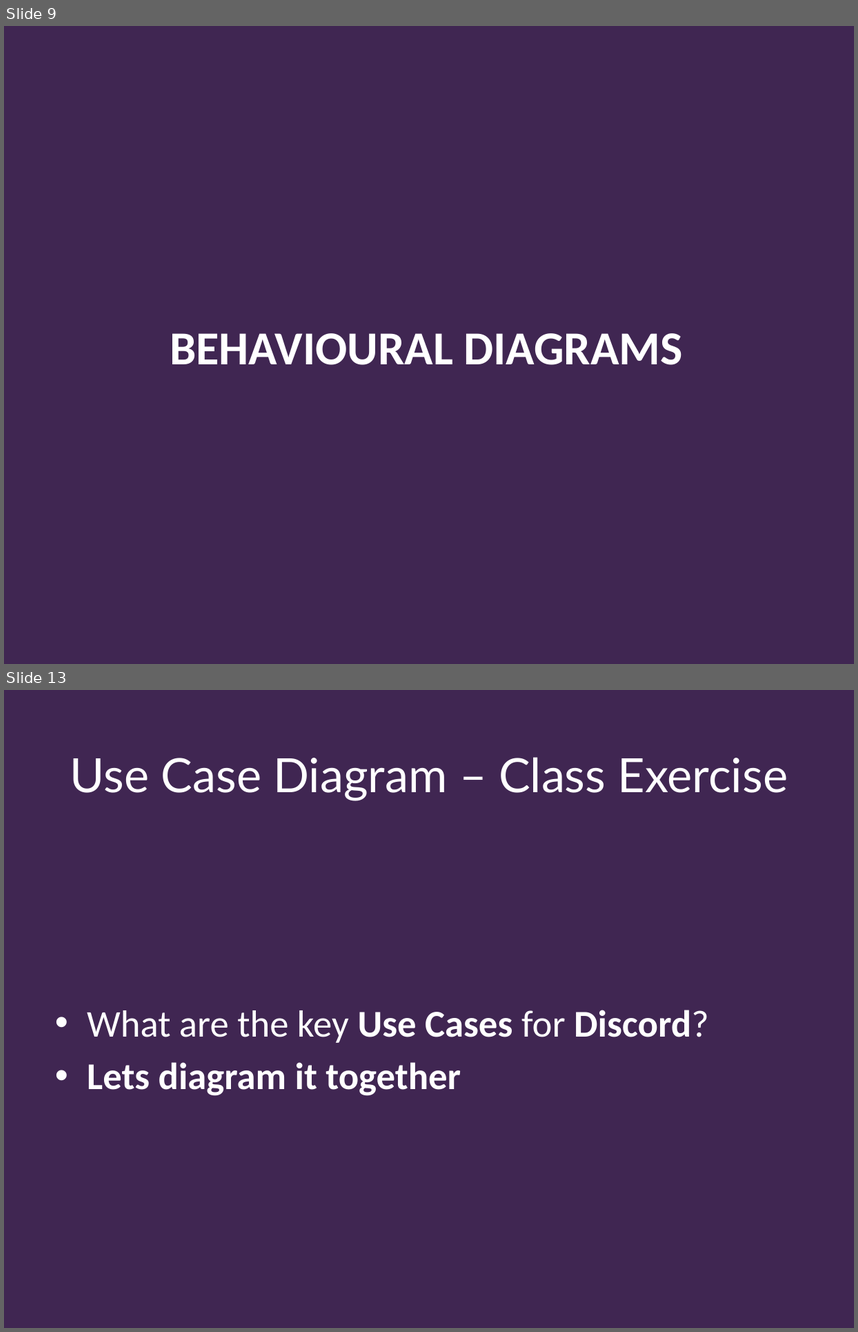
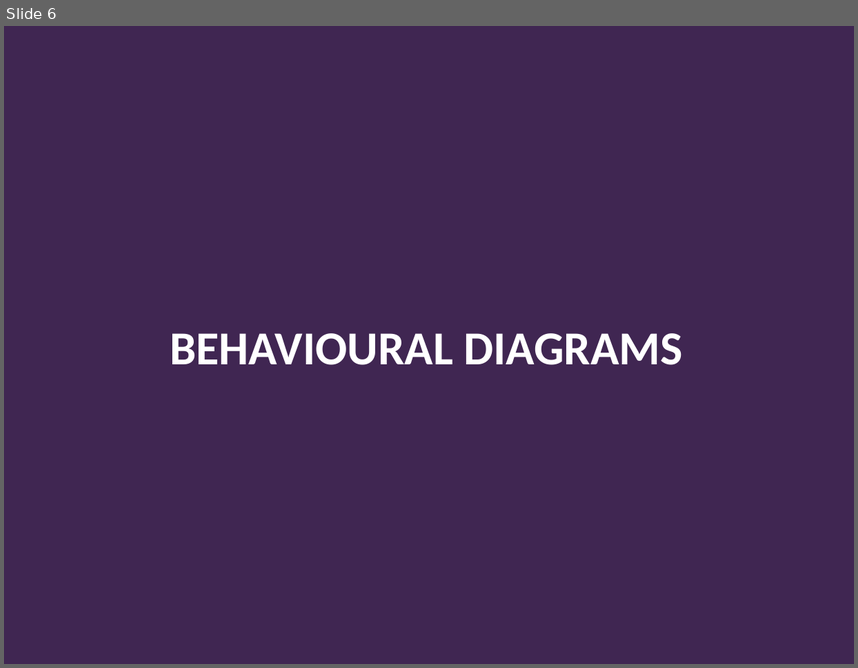
Before and after one commit to Falmouth-Games-Academy/bsc-course-materials, a slide deck: COMP140/05/2019-20-COMP140-05-lecture.pptx. Shown one above the other, each under a label of ours: slides 9 and 13 before the commit, slide 6 after it; the slides between them are not shown. The pictures are 858x1332 and 858x668 pixels, drawn with LibreOffice and Linux fonts; fonts in the diff are those of the drawing; background and template pictures are left out. Boxes give left, top, right and bottom in pixels: in the first picture for what was removed or moved away, otherwise in the second. Text is boxed around its words. In the diff, an @@ line names an element or a change of style, - is before the commit and + after.

```diff
--- a/COMP140/05/2019-20-COMP140-05-lecture.pptx
+++ b/COMP140/05/2019-20-COMP140-05-lecture.pptx
@@ slide 13 removed at [4,690,854,1328], background #402652 @@
@@ title removed at [70,757,788,801] @@
-Use Case Diagram – Class Exercise
@@ text removed at [87,1009,709,1096] @@
-• What are the key Use Cases for Discord?
-• Lets diagram it together
@@ what was slide 9 is now slide 6 @@
```
Also in this commit, not shown: 4 slides changed, 1 slide added, 28 other slides removed, 24 other files.
